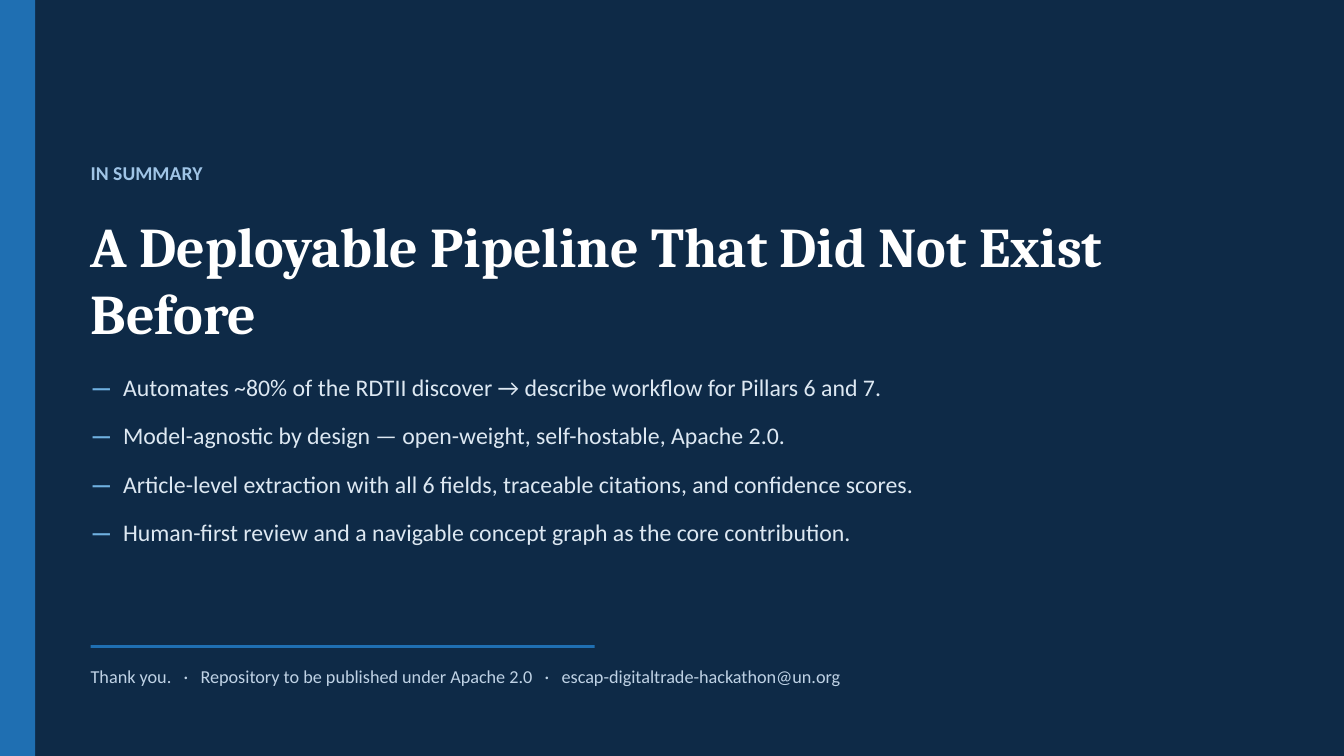
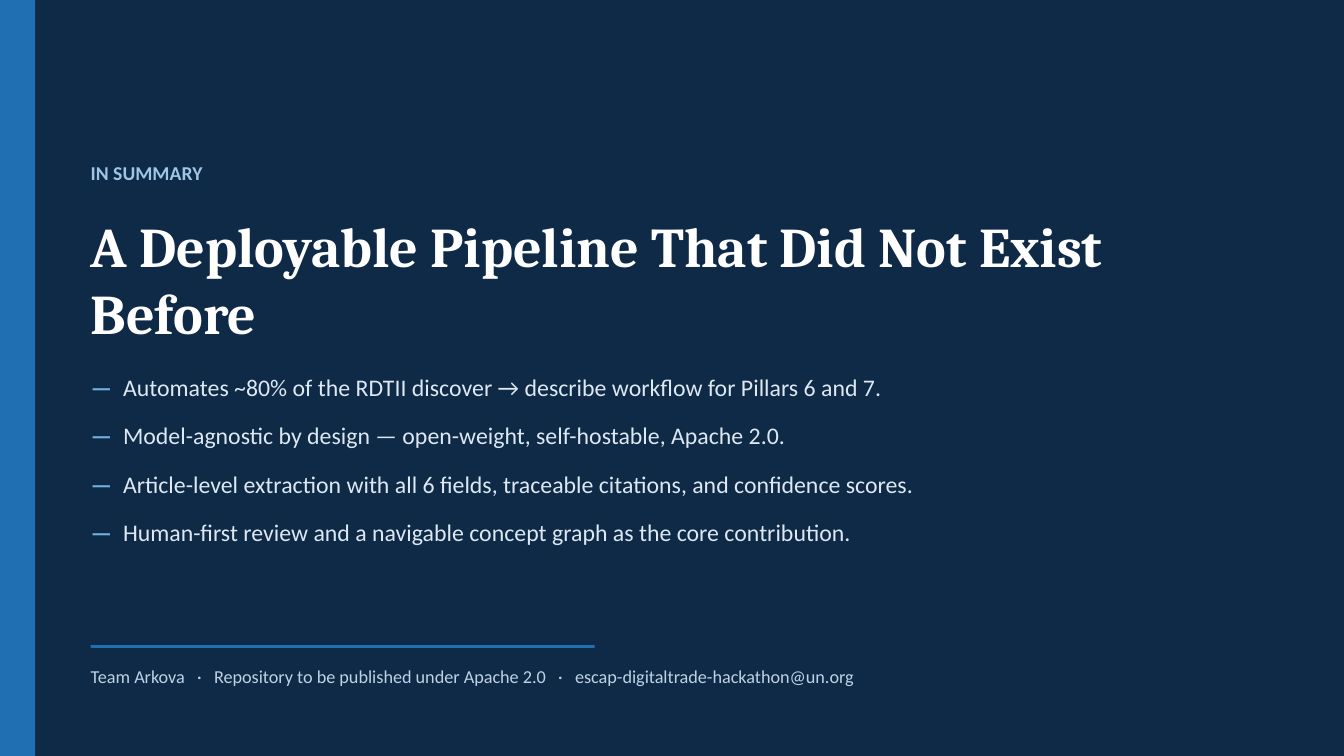
Before and after one commit to JohnAndrewBalbarosa/rdtii-autoextract, a slide deck: slide 10 of docs/RDTII_AutoExtract.pptx. Drawn at 1344x756 pixels with LibreOffice and Linux fonts; fonts in the diff are those of the drawing. Boxes give left, top, right and bottom in pixels: in the first picture for what was removed or moved away, otherwise in the second. Text is boxed around its words. In the diff, an @@ line names an element or a change of style, - is before the commit and + after.

```diff
--- a/docs/RDTII_AutoExtract.pptx
+++ b/docs/RDTII_AutoExtract.pptx
@@ text at box(91, 670, 854, 686): text changed @@
-Thank you. · Repository to be published under Apache 2.0 · escap-digitaltrade-hackathon@un.org
+Team Arkova · Repository to be published under Apache 2.0 · escap-digitaltrade-hackathon@un.org
```
Also in this commit, not shown: 2 other slides changed, 1 other file.
